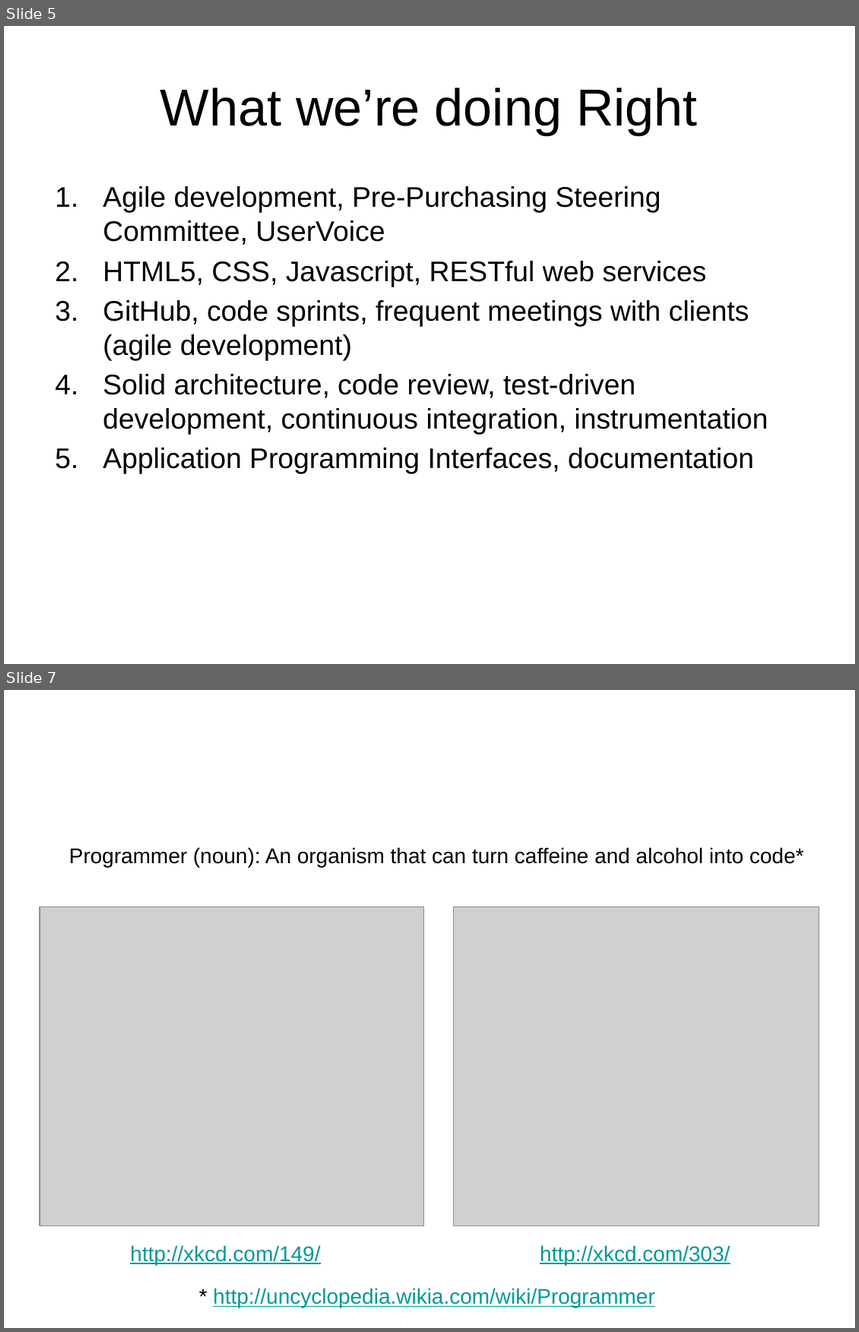
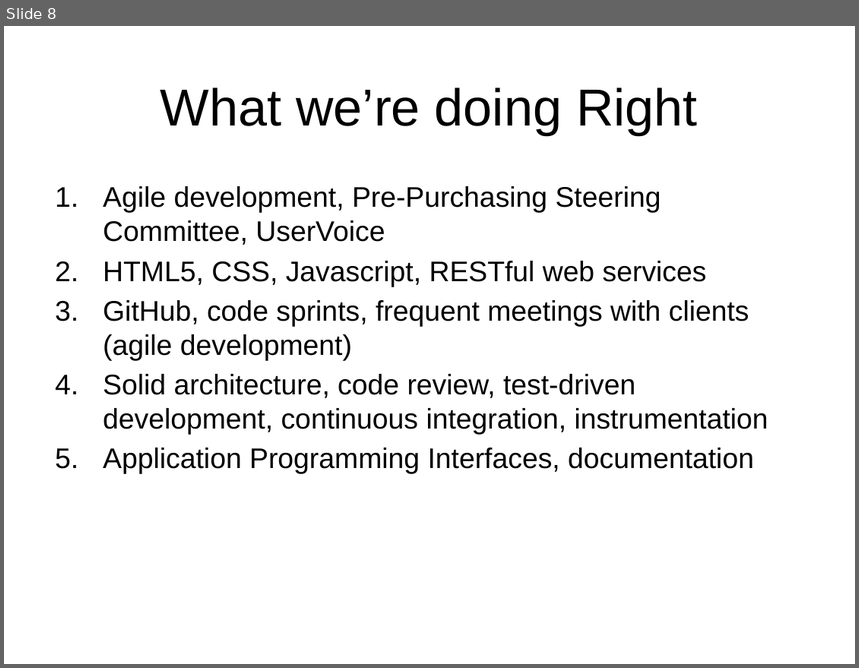
Before and after one commit to acgetchell/Presentations, a slide deck: OnlinePrePurchasing.pptx. Shown one above the other, each under a label of ours: slides 5 and 7 before the commit, slide 8 after it; the slides between them are not shown. The pictures are 859x1332 and 859x668 pixels, drawn with LibreOffice and Linux fonts; fonts in the diff are those of the drawing; grey boxes stand for pictures; background and template pictures are left out. Boxes give left, top, right and bottom in pixels: in the first picture for what was removed or moved away, otherwise in the second. Text is boxed around its words. In the diff, an @@ line names an element or a change of style, - is before the commit and + after.

```diff
--- a/OnlinePrePurchasing.pptx
+++ b/OnlinePrePurchasing.pptx
@@ slide 7 removed at [4, 690, 855, 1328], background picture (left out) @@
@@ text removed at [69, 847, 804, 867] @@
-Programmer (noun): An organism that can turn caffeine and alcohol into code*
@@ picture removed at [40, 907, 424, 1227] @@
@@ picture removed at [453, 907, 819, 1227] @@
@@ text removed at [130, 1246, 320, 1265] @@
-http://xkcd.com/149/
@@ text removed at [540, 1246, 730, 1265] @@
-http://xkcd.com/303/
@@ text removed at [213, 1288, 655, 1308] @@
-* http://uncyclopedia.wikia.com/wiki/Programmer
@@ what was slide 5 is now slide 8 @@
```
Also in this commit, not shown: 3 slides changed, 3 slides added, 5 other slides removed, 1 other file.
